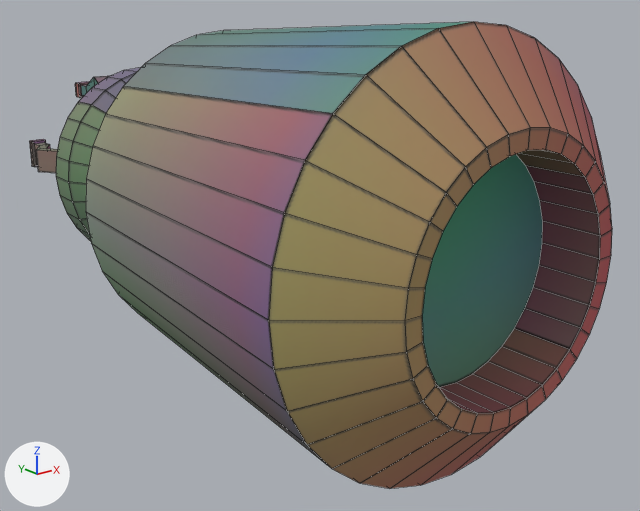
The OBJ model models/item/ntool.obj: old version first, new version second.
Both versions are drawn from a camera (50 mm lens) standing at (-0.137, -1.362, 0.646) and looking at (0.543, -0.512, 0.306). Lighting does not change. The marker at lower left points along +X, +Y and +Z. Mesh edges are drawn as thin lines. Where no turn or scale is listed for an object, it has been applied to the vertices. Vertices at the same position are counted once.

In view in the first picture: 'Cylinder_Cylinder.001'.
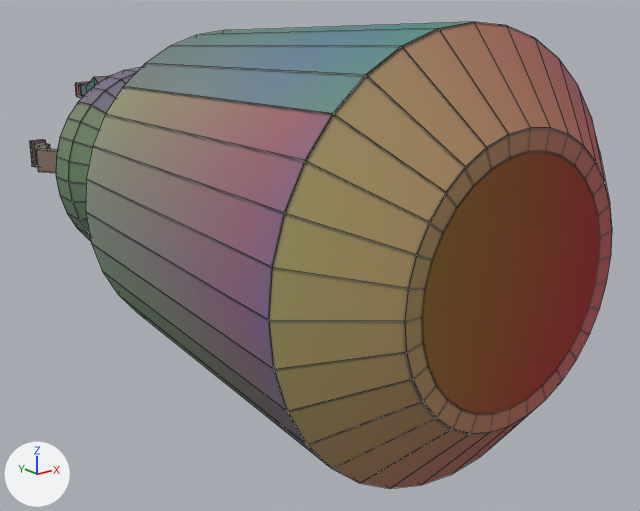
The change, as a diff of the scene's bpy script:
```diff
--- a/models/item/ntool.obj.py
+++ b/models/item/ntool.obj.py
@@ me_cylinder_cylinder_001 @@
 # used by ob_cylinder_cylinder_001; location = (0.0, 0.0, 0.0)
-me_cylinder_cylinder_001.from_pydata(...)  # 822 vertices, 726 faces; spans x 0.252..0.708, y -0.88..0.016, z 0.152..0.608
+me_cylinder_cylinder_001.from_pydata(...)  # 758 vertices, 662 faces; spans x 0.252..0.708, y -0.88..0.016, z 0.152..0.608
+# me_cylinder_cylinder_001 part 1
+# 64 vertices are removed from x 0.357..0.603, y -0.88..-0.81, z 0.257..0.503
+# 65 faces are deleted
+# 1 new face joins them
 me_cylinder_cylinder_001.materials.append(mat_none)
```

Where the change shows, as pixel boxes (x1, y1, x2, y2) in the pictures (640 x 511 px):
part 1 of me_cylinder_cylinder_001, cut back
    both: (405, 128, 612, 433)
